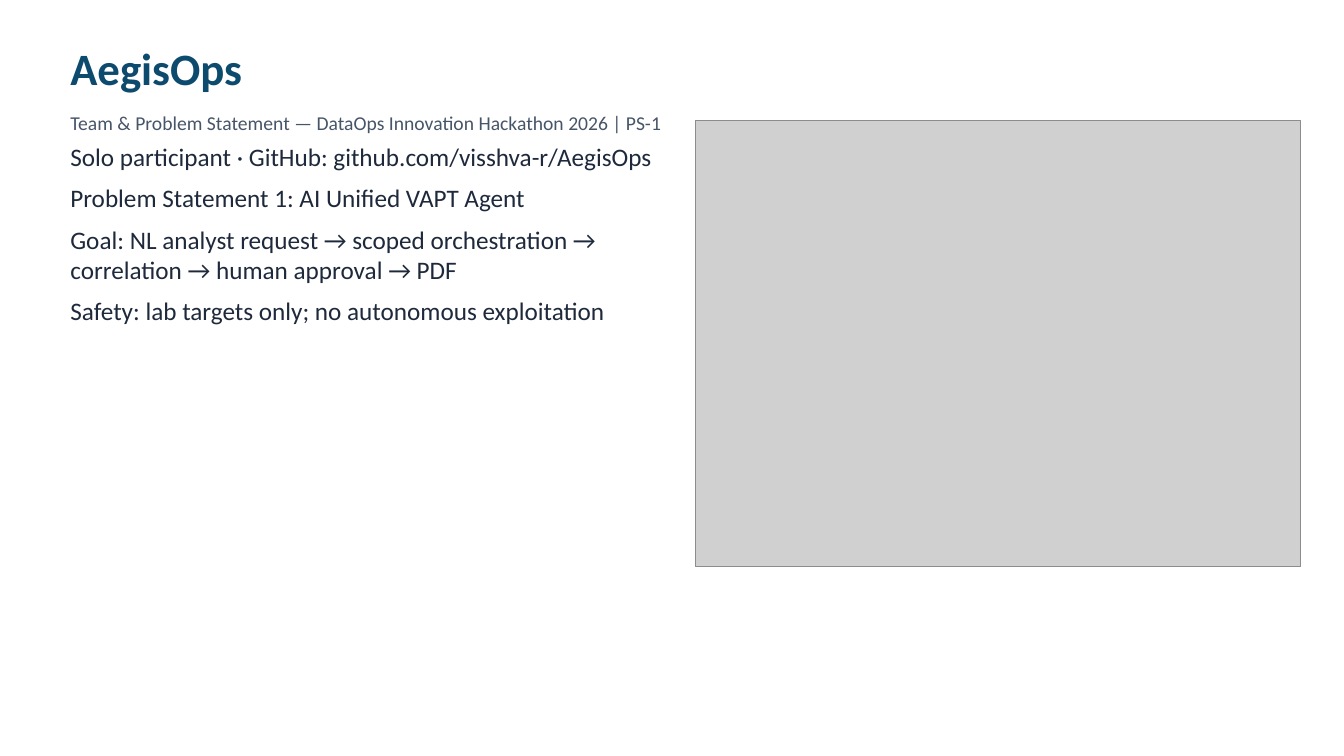
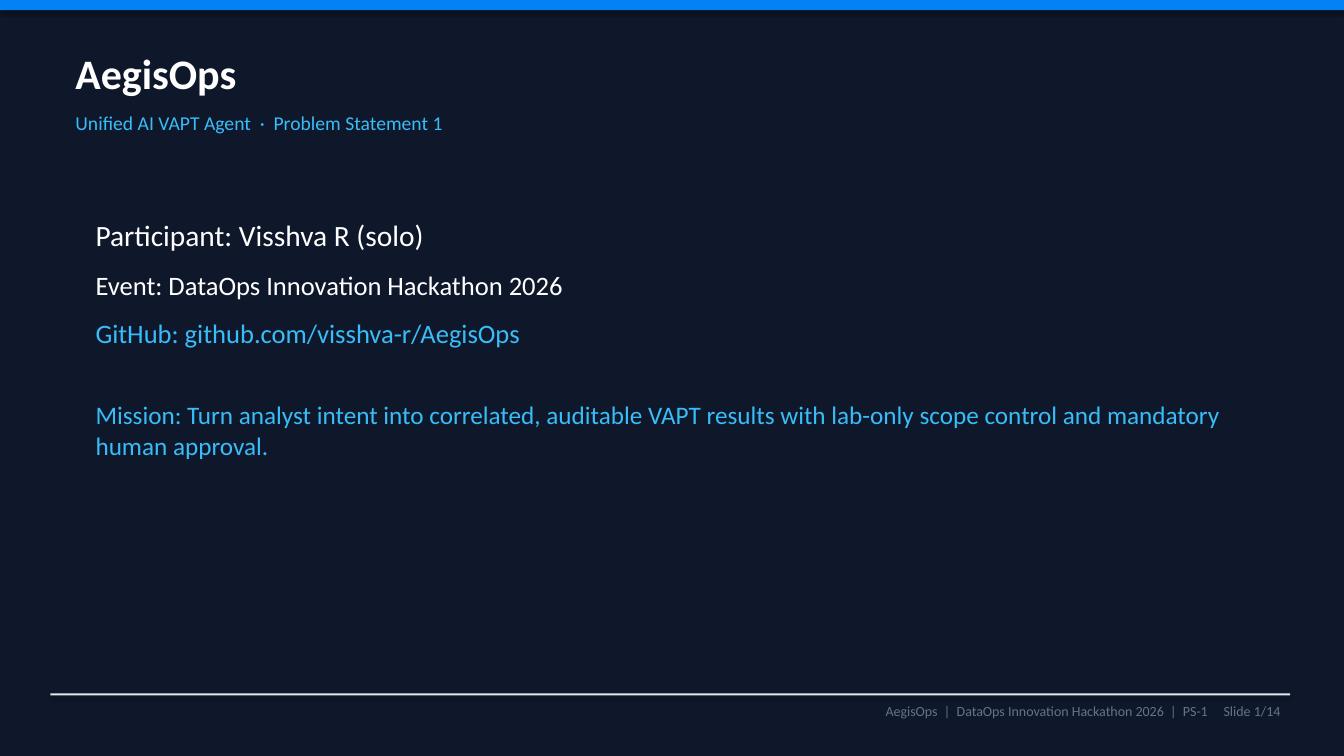
Before and after one commit to visshva-r/AegisOps, a slide deck: slide 1 of ppt/AegisOps_DataOps_Hackathon_2026.pptx. Drawn at 1344x756 pixels with LibreOffice and Linux fonts; fonts in the diff are those of the drawing; grey boxes stand for pictures. Boxes give left, top, right and bottom in pixels: in the first picture for what was removed or moved away, otherwise in the second. Text is boxed around its words. In the diff, an @@ line names an element or a change of style, - is before the commit and + after.

```diff
--- a/ppt/AegisOps_DataOps_Hackathon_2026.pptx
+++ b/ppt/AegisOps_DataOps_Hackathon_2026.pptx
@@ background #FFFFFF to #0F172A @@
@@ rectangle added at [0,0,1344,10], fill #0382F6 @@
@@ text "AegisOps" at [75,59,236,96]: size 32 to 30 pt, text colour #0C4A6E to #FFFFFF @@
@@ text at [75,116,443,134]: text changed; text colour #475569 to #38BDF8 @@
-Team & Problem Statement — DataOps Innovation Hackathon 2026 | PS-1
+Unified AI VAPT Agent · Problem Statement 1
@@ text removed at [70,148,651,325] @@
-Solo participant · GitHub: github.com/visshva-r/AegisOps
-Problem Statement 1: AI Unified VAPT Agent
-Goal: NL analyst request → scoped orchestration → correlation → human approval → PDF
-Safety: lab targets only; no autonomous exploitation
@@ picture removed at [696,121,1301,567] @@
@@ text added at [96,224,1219,459], 18 pt, text #38BDF8 @@
+Participant: Visshva R (solo)
+Event: DataOps Innovation Hackathon 2026
+GitHub: github.com/visshva-r/AegisOps
+Mission: Turn analyst intent into correlated, auditable VAPT results with lab-only scope control and mandatory human approval.
@@ rectangle added at [50,694,1291,696], fill #E2E8F0 @@
@@ text added at [886,706,1281,718], 10 pt, text #64748B @@
+AegisOps | DataOps Innovation Hackathon 2026 | PS-1 Slide 1/14
```
Also in this commit, not shown: 13 slides added, 10 slides removed, 4 other files.
